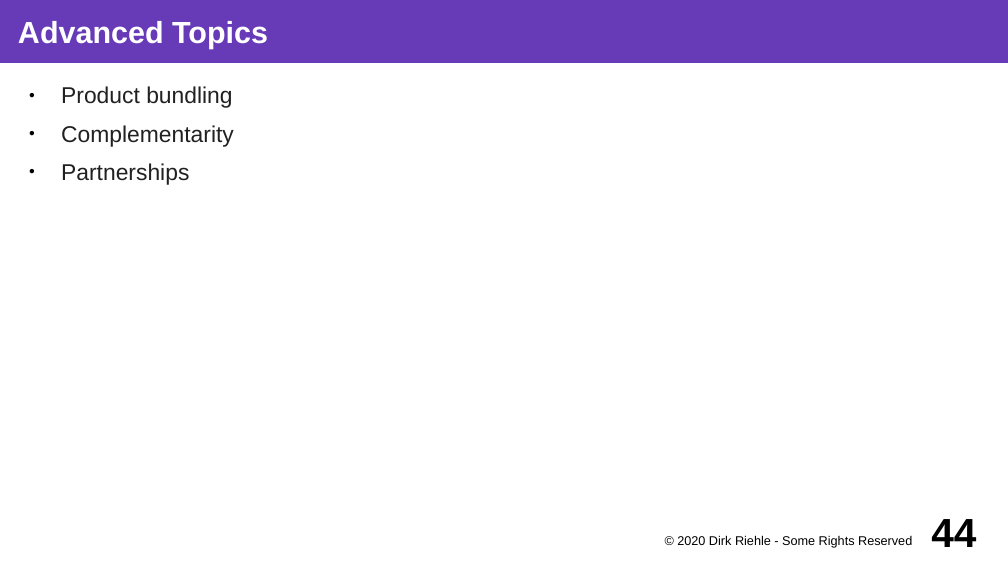
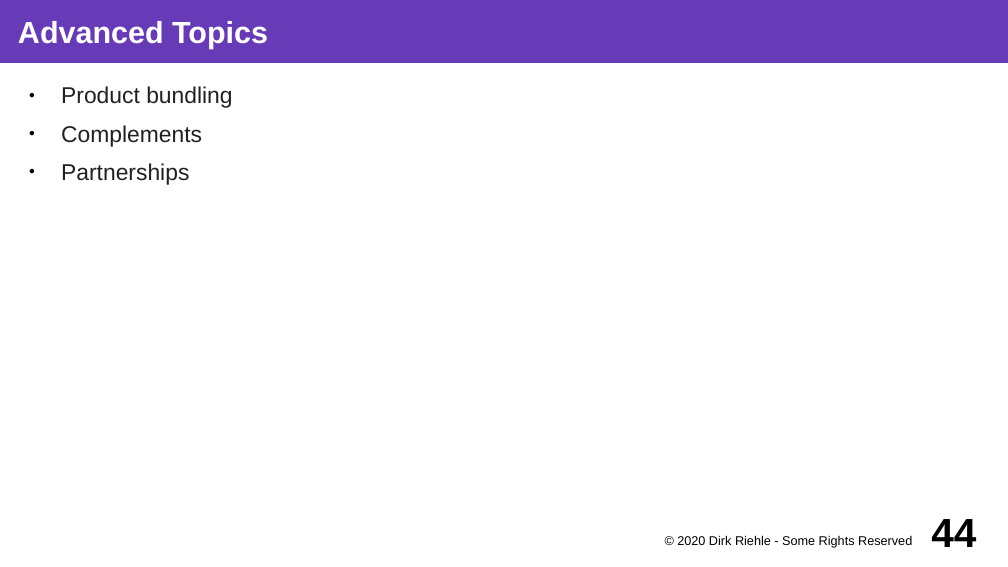
Before and after one commit to dirkriehle/coss-course, a slide deck: slide 44 of Lecture slides/COSS B02 - Software Products.odp. Drawn at 1008x567 pixels with LibreOffice and Linux fonts; fonts in the diff are those of the drawing. Boxes give left, top, right and bottom in pixels: in the first picture for what was removed or moved away, otherwise in the second. Text is boxed around its words. In the diff, an @@ line names an element or a change of style, - is before the commit and + after.

```diff
--- a/Lecture slides/COSS B02 - Software Products.odp
+++ b/Lecture slides/COSS B02 - Software Products.odp
@@ text at box(61, 125, 202, 147): text changed @@
-● Complementarity
+● Complements
```
Also in this commit, not shown: 4 other slides changed, 16 other files.
